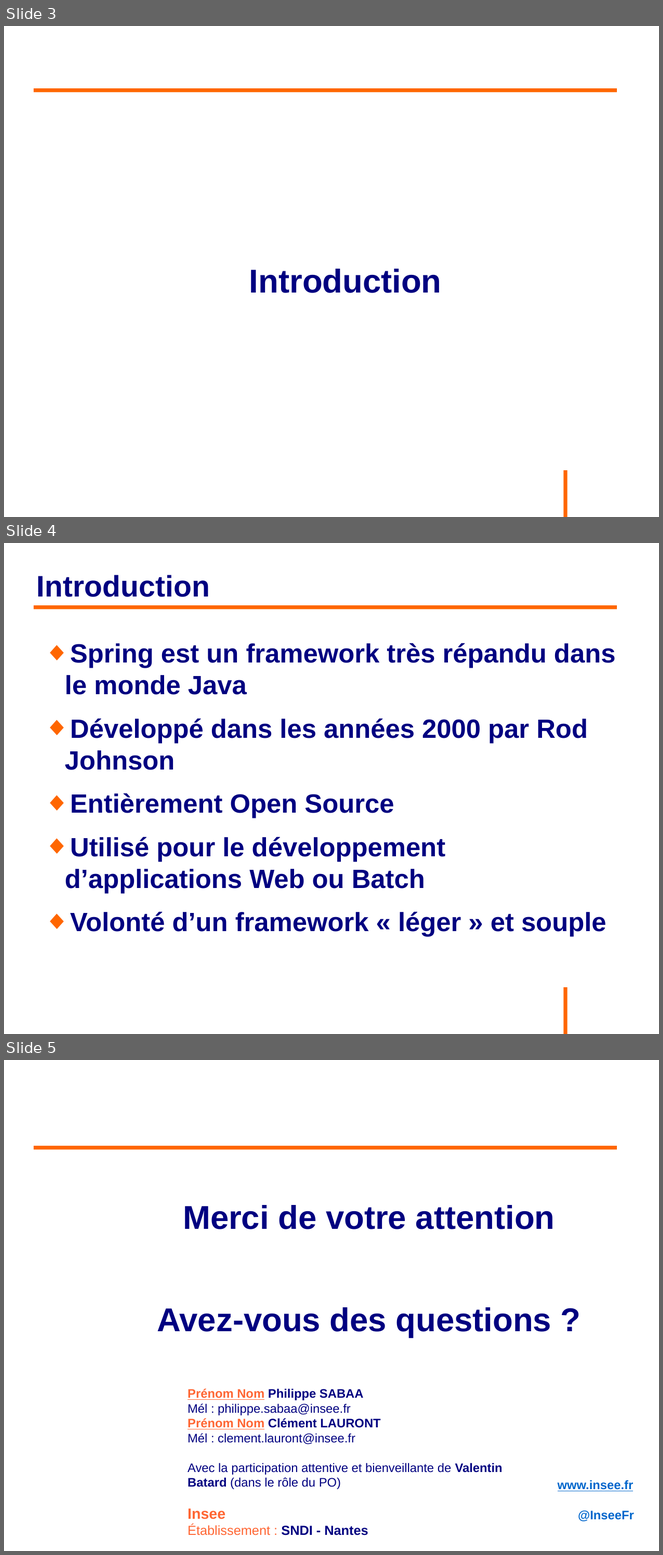
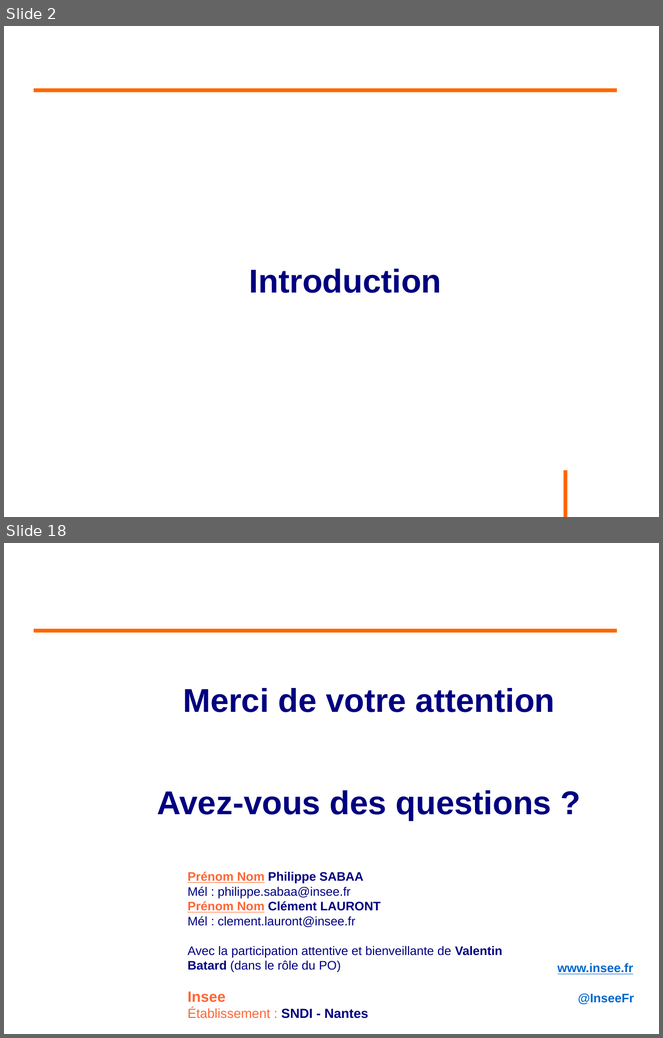
Before and after one commit to philphils/formation-spring, a slide deck: Documentation/diapo_formation_spring_property.odp. Shown one above the other, each under a label of ours: slides 3, 4 and 5 before the commit, slides 2 and 18 after it; the slides between them are not shown. The pictures are 663x1555 and 663x1038 pixels, drawn with LibreOffice and Linux fonts; fonts in the diff are those of the drawing; background and template pictures are left out. Boxes give left, top, right and bottom in pixels: in the first picture for what was removed or moved away, otherwise in the second. Text is boxed around its words. In the diff, an @@ line names an element or a change of style, - is before the commit and + after.

```diff
--- a/Documentation/diapo_formation_spring_property.odp
+++ b/Documentation/diapo_formation_spring_property.odp
@@ slide 4 removed at (4, 543, 659, 1034), background #FFFFFF; not listed: 1 template element that a slide beside it also shows @@
@@ title removed at (37, 575, 210, 597) @@
-Introduction
@@ line removed from (34, 607) to (618, 607) @@
@@ text removed at (65, 643, 616, 937) @@
-◆ Spring est un framework très répandu dans le monde Java
-◆ Développé dans les années 2000 par Rod Johnson
-◆ Entièrement Open Source
-◆ Utilisé pour le développement d’applications Web ou Batch
-◆ Volonté d’un framework « léger » et souple
@@ what was slide 3 is now slide 2 @@
@@ what was slide 5 is now slide 18 @@
```
Also in this commit, not shown: 1 slide changed, 15 slides added, 1 other slide removed.
